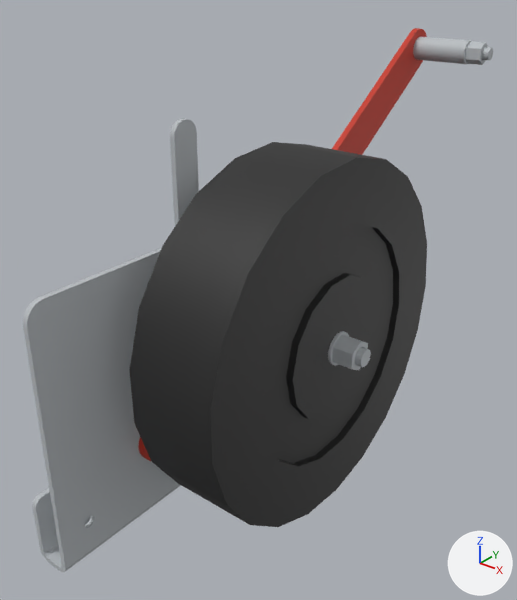
An edit to the glTF model design-review/vaxthus-lyfthjul/model.glb, drawn before and after from the same camera.
The view is the same before and after, from a 50 mm camera at (2586.0, 826.0, 574.0) aimed at (2126.0, 1400.0, 218.0). The lights are fixed; the arrows at lower right show +X, +Y and +Z. The older version comes first. Where no turn or scale is listed for an object, it has been applied to the vertices. Vertices at exactly the same position are counted once.

Before the edit, the objects in view are built like this:
```python
ob_b11 = bpy.data.objects.new('b11', me_iso_4014_m20x170)
ob_b11.location = (2184.0, 1390.0, 200.0)
ob_b15 = bpy.data.objects.new('b15', me_iso_7040_m20)
ob_b15.location = (2256.0, 1390.0, 200.0)
ob_b2 = bpy.data.objects.new('b2', me_vh_lh_faste)
ob_b2.location = (2081.0, 1260.0, 157.0)
ob_b5 = bpy.data.objects.new('b5', me_vh_lh_spak)
ob_b5.location = (2109.0, 1508.0, 280.0)
ob_b7 = bpy.data.objects.new('b7', me_biltema_14_2851)
ob_b7.location = (2191.0, 1392.0, 200.0)
ob_o22 = bpy.data.objects.new('o22', None)
ob_o22.parent = ob_o3
ob_o22.location = (2186.0, -456.3, 1766.0)
ob_o22.rotation_euler = (-3.142, -1.571, 0.0)  # degrees (-180, -90, 0)
# also in view: 'b19' at (2148.0, 1766.0, 456.0); 'b25' at (2108.0, 1310.0, 349.0)
```
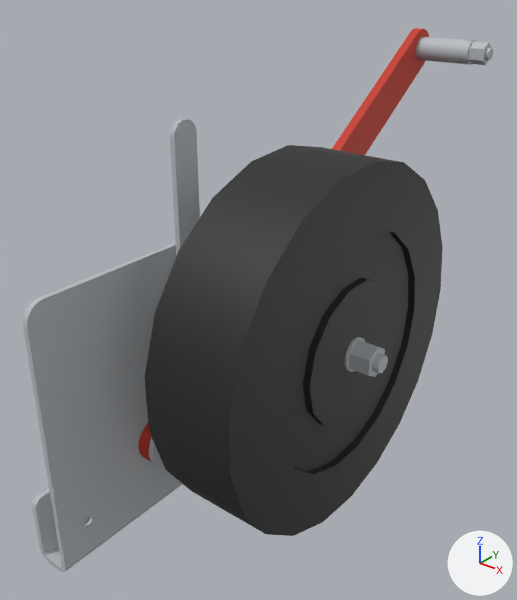
ob_o22 is not drawn itself; it is the parent of ob_b23.

Where the newer file only moved an object's origin or applied its transform, the numbers keep the older frame.

Where the change shows, as pixel boxes [x1, y1, x2, y2] in the pictures (517 x 600 px; the box of a moved part takes in the faces that stretch with it):
'b7', moved: before [129, 142, 427, 527]; after [145, 145, 443, 536]
'b5', reshaped, moved: before [138, 28, 427, 461]; after [138, 28, 429, 461]
'b15', moved: before [332, 334, 368, 370]; after [348, 340, 385, 377]
'b23', moved: before [465, 41, 488, 65]; after [468, 42, 492, 65]
part 2 of me_iso_4014_m20x170, moved or reshaped: before [355, 347, 371, 367]; after [372, 353, 388, 373]

The change, as a diff of the scene's bpy script:
```diff
--- a/design-review/vaxthus-lyfthjul/model.glb.py
+++ b/design-review/vaxthus-lyfthjul/model.glb.py
@@ me_vh_lh_spak @@
 # used by ob_b5; location = (2109.0, 1508.0, 280.0)
-me_vh_lh_spak.from_pydata(...)  # 122 vertices, 252 faces; spans x -4.0..4.0, y -283.0..283.0, z -201.0..201.0
+me_vh_lh_spak.from_pydata(...)  # 134 vertices, 276 faces; spans x -6.0..6.0, y -283.0..283.0, z -201.0..201.0
+# me_vh_lh_spak part 1: the whole mesh is rebuilt
 me_vh_lh_spak.materials.append(mat_lack_röd__spak)
@@ me_iso_4014_m20x170 @@
 # used by ob_b11; location = (2184.0, 1390.0, 200.0)
-me_iso_4014_m20x170.from_pydata(...)  # 30 vertices, 56 faces; spans x -91.0..91.0, y -15.0..15.0, z -17.0..17.0
+me_iso_4014_m20x170.from_pydata(...)  # 28 vertices, 52 faces; spans x -91.0..111.0, y -15.0..15.0, z -17.0..17.0
+# me_iso_4014_m20x170 part 2
+# 8 vertices are removed from x -79.0..91.0, y -9.0..10.0, z -10.0..10.0
+# 26 faces are deleted
+# 9 vertices move from x -79.0..91.0, y -9.0..8.0, z -10.0..10.0 to x -79.0..111.0, y -10.0..7.0, z -10.0..10.0
+# 6 new vertices lie (190.0, 0.0, 0.0) away from vertices in x -79.0, y -5.0..10.0, z -10.0..10.0
+# 22 new faces join them
 me_iso_4014_m20x170.materials.append(mat_varmförzinkat)
@@ ob_b5 @@
 ob_b5 = bpy.data.objects.new('b5', me_vh_lh_spak)
-ob_b5.location = (2109.0, 1508.0, 280.0)
+ob_b5.location = (2111.0, 1508.0, 280.0)
@@ ob_b7 @@
 ob_b7 = bpy.data.objects.new('b7', me_biltema_14_2851)
-ob_b7.location = (2191.0, 1392.0, 200.0)
+ob_b7.location = (2211.0, 1392.0, 200.0)
@@ ob_b15 @@
 ob_b15 = bpy.data.objects.new('b15', me_iso_7040_m20)
-ob_b15.location = (2256.0, 1390.0, 200.0)
+ob_b15.location = (2276.0, 1390.0, 200.0)
@@ ob_o22 @@
 ob_o22.parent = ob_o3
-ob_o22.location = (2186.0, -456.3, 1766.0)
+ob_o22.location = (2190.0, -456.3, 1766.0)
 ob_o22.rotation_euler = (-3.142, -1.571, 0.0)  # degrees (-180, -90, 0)
```
